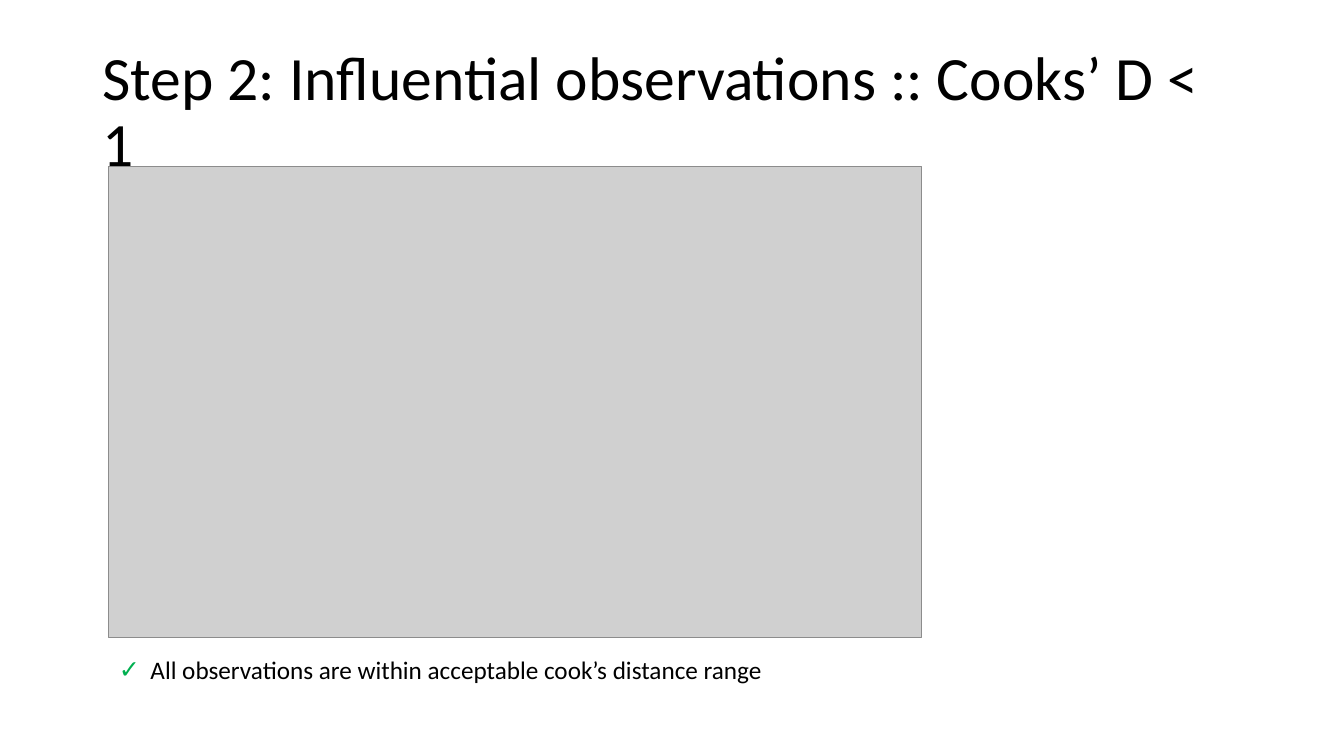
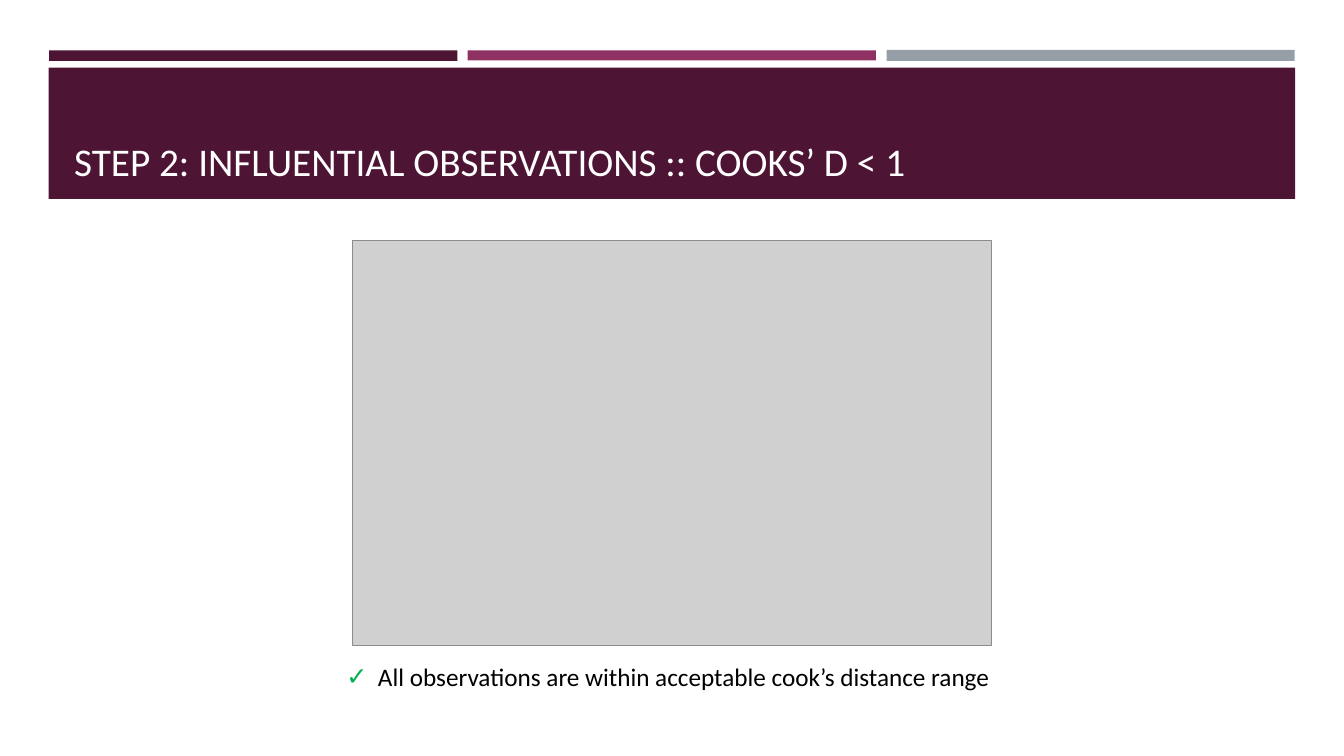
Before and after one commit to TheKarthikeyan/AMDA, a slide deck: slide 6 of cases/americanmotors/americanmotors.pptx. Drawn at 1344x756 pixels with LibreOffice and Linux fonts; fonts in the diff are those of the drawing; grey boxes stand for pictures. Boxes give left, top, right and bottom in pixels: in the first picture for what was removed or moved away, otherwise in the second. Text is boxed around its words. In the diff, an @@ line names an element or a change of style, - is before the commit and + after.

```diff
--- a/cases/americanmotors/americanmotors.pptx
+++ b/cases/americanmotors/americanmotors.pptx
@@ rectangle added at bbox=[49, 50, 458, 60], fill #4D1434 @@
@@ rectangle added at bbox=[468, 50, 876, 60], fill #903163 @@
@@ rectangle added at bbox=[886, 50, 1295, 62], fill #969FA7 @@
@@ rectangle added at bbox=[48, 68, 1296, 199], fill #4D1434 @@
@@ title "STEP 2: INFLUENTIAL OBSERVATIONS :: ..." at bbox=[74, 148, 905, 177]: vertical alignment middle to bottom @@
@@ title at bbox=[74, 148, 905, 177]: text changed; size 44 to 28 pt; text colour #000000 to #FFFFFF @@
-Step 2: Influential observations :: Cooks’ D < 1
+STEP 2: INFLUENTIAL OBSERVATIONS :: COOKS’ D < 1
@@ picture: place and size @@
-picture at bbox=[109, 166, 923, 637]
+picture at bbox=[353, 241, 992, 646]
@@ text "All observations are within acceptable ...": place and size @@
-text "All observations are within acceptable ..." at bbox=[150, 661, 762, 684]
+text "All observations are within acceptable ..." at bbox=[378, 668, 989, 691]
```
Also in this commit, not shown: 12 other slides changed, 13 slides added, 3 other files.
